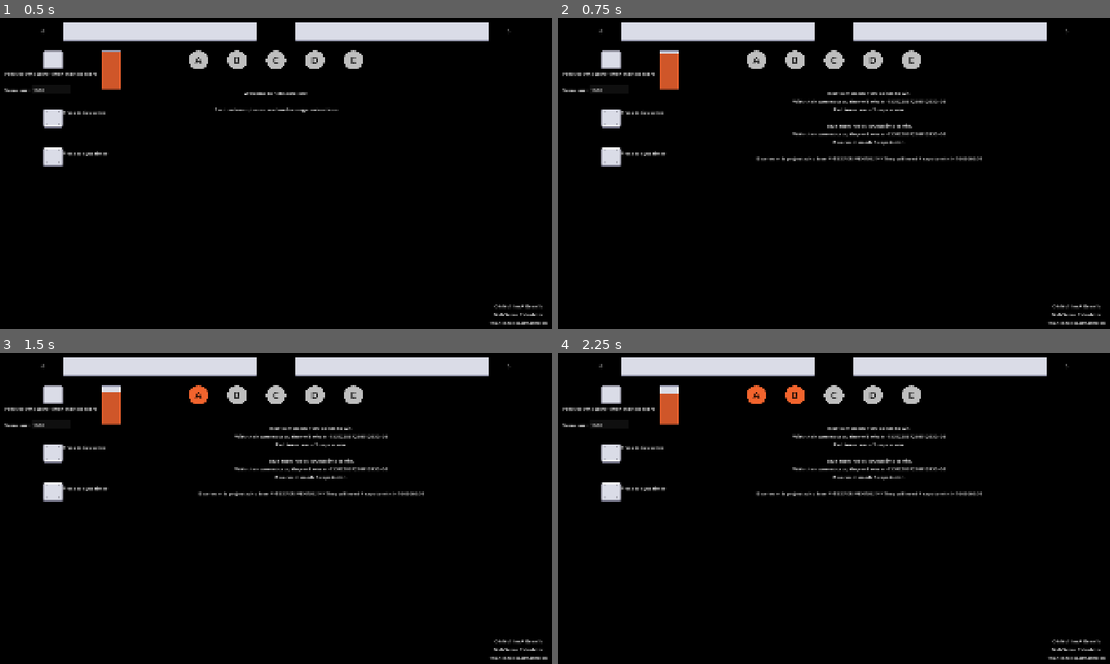
Above: before the commit, frames 1-4 (two rows, left to right).
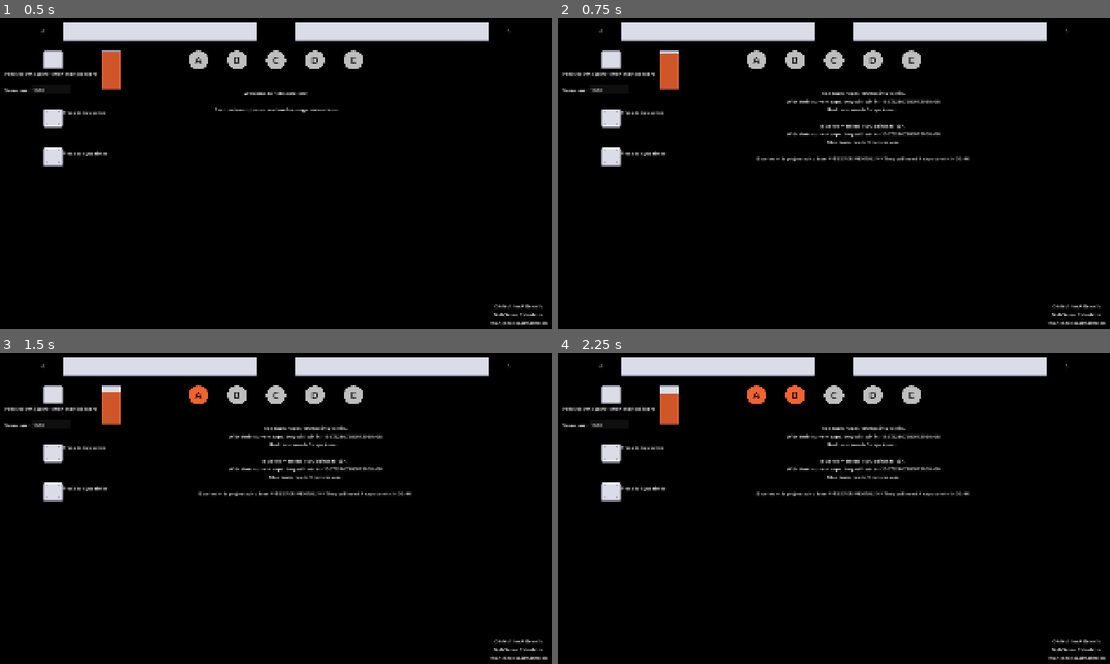
Above: after the commit, the same moments.

Repository: matthew-cavener/neb-control-score-calculator
Game: Godot game, scene res://scenes/main.tscn
The game is run twice, just before and just after one commit, with the same random seed, the same clock (stepped at 60 frames per second) and the same inputs.
Inputs (mouse positions are in pixels of both pictures, inside the frame that each line leads up to):
- Up to frame 1 (0.5 s): no input
- Up to frame 2 (0.75 s): click (613, 117) at 0.5 s
- Up to frame 3 (1.5 s): click "A" at 1.25 s
- Up to frame 4 (2.25 s): click "B" at 2 s

Frame 1 is identical in both runs. In frame 2, 0.8% of the frame differs, in the area x 41-77%, y 23-47%; in frame 3, 0.8%; in frame 4, 0.8%.

Commit message:
use iteration to determine time until an extra cap is needed

Diff:
--- a/godot/scenes/main.gd
+++ b/godot/scenes/main.gd
@@ -11,6 +11,7 @@
 
 @onready var points_to_red_victory = $ScoreLimit.text
 @onready var points_to_blue_victory = $ScoreLimit.text
+@onready var score_limit = int($ScoreLimit.text)
 
 
 func _ready() -> void:
@@ -20,13 +21,13 @@
 
 
 func calculate_score() -> void:
-    var score_limit = int($ScoreLimit.text)
     var red_caps = get_tree().get_nodes_in_group("red_point")
     var blue_caps = get_tree().get_nodes_in_group("blue_point")
     var neutral_caps = get_tree().get_nodes_in_group("neutral_point")
     var red_score = int($RedTeamScore.text)
     var blue_score = int($BlueTeamScore.text)
 
+    score_limit = int($ScoreLimit.text)
     red_score += Constants.SCORE_PER_CAP_POINT * red_caps.size()
     blue_score += Constants.SCORE_PER_CAP_POINT * blue_caps.size()
 
@@ -116,31 +117,35 @@
     current_red_caps_needed: int,
     current_blue_caps_needed: int
     ) -> float:
-    """
-    https://discord.com/channels/1091469366371029025/1091469367323152386/1353191485893246976
-    anyways can't you just solve 3(1000-x-x't)=2(1000-y-y't) for t, where x is the current points of the losing team, x' is the rate of points increase for the losing team, y/y' are the same for the winning team, and t represents time?
-    1000-x-x't calculates the remaining score that team x needs to win at time t, and you need a 4:1 lead to win once the ratio of your remaining score to the enemy's remaining score becomes greater than 3:2
-    you also have to offset t by a minute since capturing an objective is not instantaneous, but im sure you can figure that part out
-    -- Lobster
-    special case for time until losing team needs 4 caps to win
-    (1000 - 4 * red_score + 1 * blue_score) / (4 * red_points_rate - 1 * blue_points_rate)
-    """
-    var total_capture_points = Constants.CAPTURE_POINTS
-    var red_points_rate = Constants.SCORE_PER_CAP_POINT * red_caps / Constants.SCORE_TIMER_INTERVAL
-    var blue_points_rate = Constants.SCORE_PER_CAP_POINT * blue_caps / Constants.SCORE_TIMER_INTERVAL
-    var numerator = 0
-    var denominator = 0
-    if projected_loser == "Red":
-        numerator = (1000 - (current_red_caps_needed + 1) * red_score + (total_capture_points - (current_red_caps_needed + 1)) * blue_score)
-        denominator = ((current_red_caps_needed + 1) * red_points_rate) - ((total_capture_points - (current_red_caps_needed + 1)) * blue_points_rate)
-    else:
-        numerator = (1000 - (current_blue_caps_needed + 1) * blue_score + (total_capture_points - (current_blue_caps_needed + 1)) * red_score)
-        denominator = ((current_blue_caps_needed + 1) * blue_points_rate) - ((total_capture_points - (current_blue_caps_needed + 1)) * red_points_rate)
 
-    if denominator == 0:
-        return 99999999
+    var max_time = Constants.SCORE_TIMER_INTERVAL * score_limit / Constants.SCORE_PER_CAP_POINT
+    var time_elapsed = 0.0
+    var red_current_score = red_score
+    var blue_current_score = blue_score
+    var red_current_caps = red_caps
+    var blue_current_caps = blue_caps
 
-    return numerator / denominator
+    for i in range(int(max_time / Constants.SCORE_TIMER_INTERVAL)):
+        var caps_needed = calculate_caps_needed_to_win(red_current_score, blue_current_score)
+        var red_caps_needed = caps_needed["red_caps_needed"]
+        var blue_caps_needed = caps_needed["blue_caps_needed"]
+
+        if projected_loser == "Red":
+            if red_caps_needed > current_red_caps_needed:
+                return time_elapsed
+            elif red_caps_needed > 5:
+                return -1.0
+        elif projected_loser == "Blue":
+            if blue_caps_needed > current_blue_caps_needed:
+                return time_elapsed
+            elif blue_caps_needed > 5:
+                return -1.0
+
+        time_elapsed += Constants.SCORE_TIMER_INTERVAL
+        red_current_score += red_current_caps * Constants.SCORE_PER_CAP_POINT
+        blue_current_score += blue_current_caps * Constants.SCORE_PER_CAP_POINT
+
+    return -1.0
 
 
 func convert_seconds_to_minutes_seconds(seconds: int) -> String:
